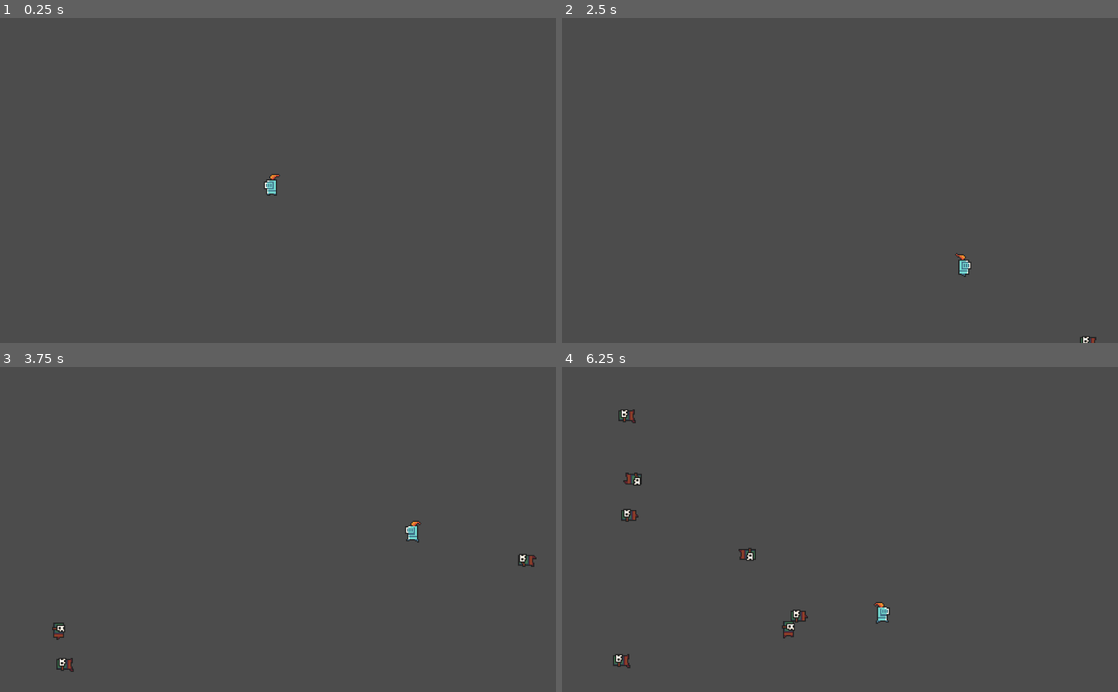
Above: before the commit, frames 1-4 (two rows, left to right).
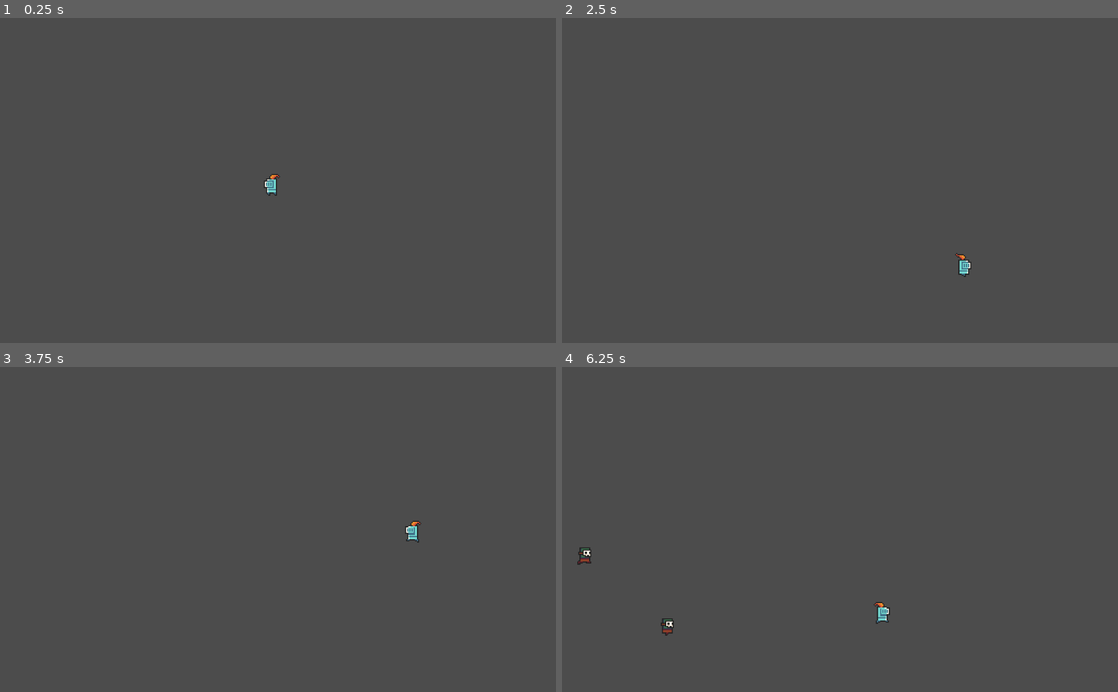
Above: after the commit, the same moments.

Repository: keatonfs/calhacks2022
Game: Godot game, scene res://MobTest.tscn
Two runs of this game, one before a commit and one after it. Both use one fixed random seed, a clock stepped at 60 frames per second and the inputs below. This scene is started directly instead of the project's main scene.
Inputs:
- Up to frame 1 (0.25 s): no input
- Up to frame 2 (2.5 s): hold D (right) 0.53-1.28 s; hold S (down) 1.28-2.03 s; hold D (right) from 2.03 s (still down)
- Up to frame 3 (3.75 s): release D (right) at 2.78 s; hold W (up) 2.78-3.53 s; hold A (left) from 3.53 s (still down)
- Up to frame 4 (6.25 s): release A (left) at 5.03 s; hold S (down) 5.03-5.78 s; hold D (right) from 5.78 s (still down)

The runs differ from the first frame. In frame 1, less than 0.1% of the frame differs, in the area x 47-51%, y 48-55%; in frame 2, less than 0.1%; in frame 3, 0.3%; in frame 4, 0.9%, in the area x 2-45%, y 13-93%.

Commit message:
flip orc

Diff:
--- a/MobTest.tscn
+++ b/MobTest.tscn
@@ -17,7 +17,7 @@
 position = Vector2( 166, 93 )
 
 [node name="MobTimer" type="Timer" parent="."]
-wait_time = 0.5
+wait_time = 2.0
 
 [node name="StartTimer" type="Timer" parent="."]
 wait_time = 2.0
--- a/Player.tscn
+++ b/Player.tscn
@@ -33,6 +33,7 @@
 scale = Vector2( 2, 2 )
 frames = SubResource( 3 )
 animation = "idle"
+frame = 3
 playing = true
 
 [node name="CollisionShape2D" type="CollisionShape2D" parent="."]
--- a/scripts/Mob.gd
+++ b/scripts/Mob.gd
@@ -6,5 +6,8 @@
 func _ready():
 	_animated_sprite.play("Run")
 
+func flip():
+	_animated_sprite.flip_h = true
+
 func _on_VisibilityNotifier2D_screen_exited():
 	queue_free()
--- a/scripts/MobTest.gd
+++ b/scripts/MobTest.gd
@@ -6,6 +6,7 @@
 # var a = 2
 # var b = "text"
 
+const TOL = 0.1
 
 # Called when the node enters the scene tree for the first time.
 func _ready():
@@ -19,14 +20,16 @@
 func _on_MobTimer_timeout():
 	var orc = mob_scene.instance()
 	var orc_spawn_node = get_node("MobPath/MobPathSampler")
-	var velocity = Vector2(rand_range(150.0, 250.0), 0)
-
 	orc_spawn_node.offset = randi()
 
+	var velocity = Vector2(rand_range(150.0, 250.0), 0)
+	var orc_dir = orc_spawn_node.rotation + PI / 2
+
 	orc.position = orc_spawn_node.position
-	orc.rotation = orc_spawn_node.rotation + PI / 2
-	orc.linear_velocity = velocity.rotated(orc.rotation)
+	orc.linear_velocity = velocity.rotated(orc_dir)
 	add_child(orc)
+	if abs(orc_dir - PI) < TOL:
+		orc.flip()
 
 func _on_StartTimer_timeout():
 	$MobTimer.start()
